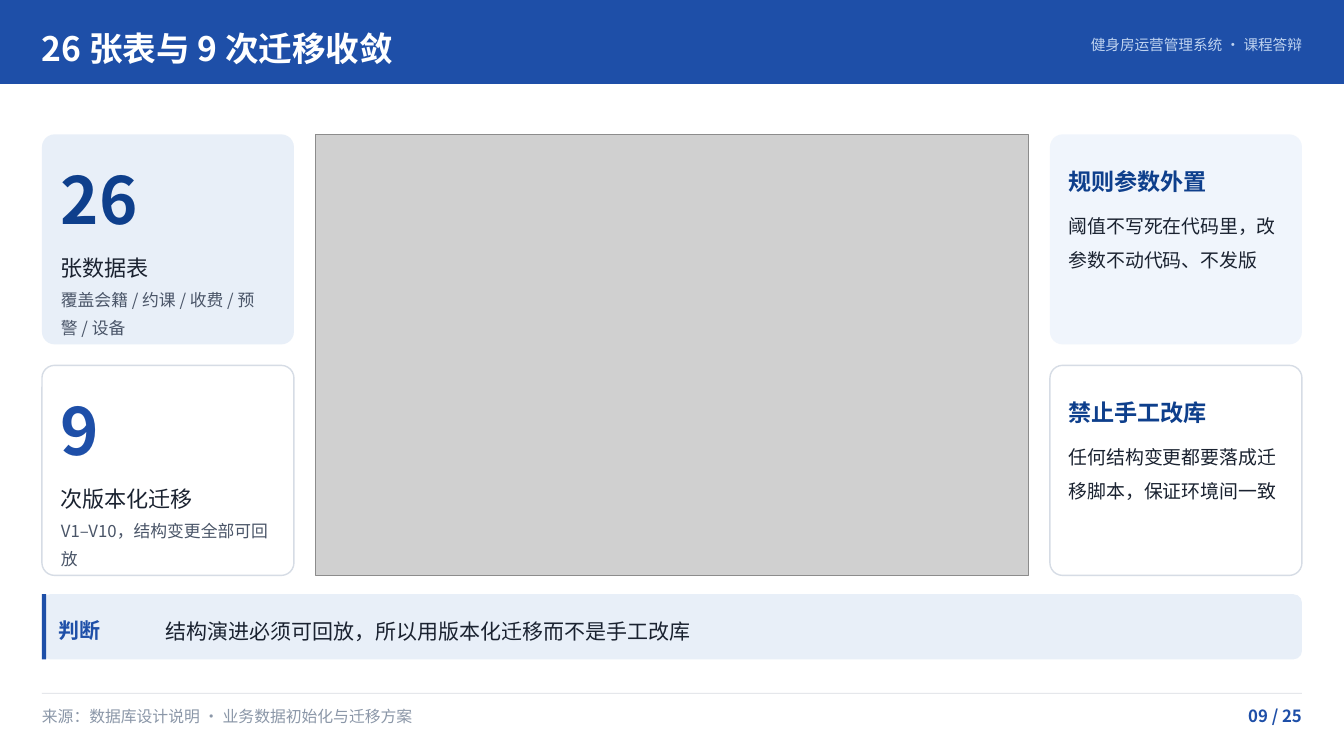
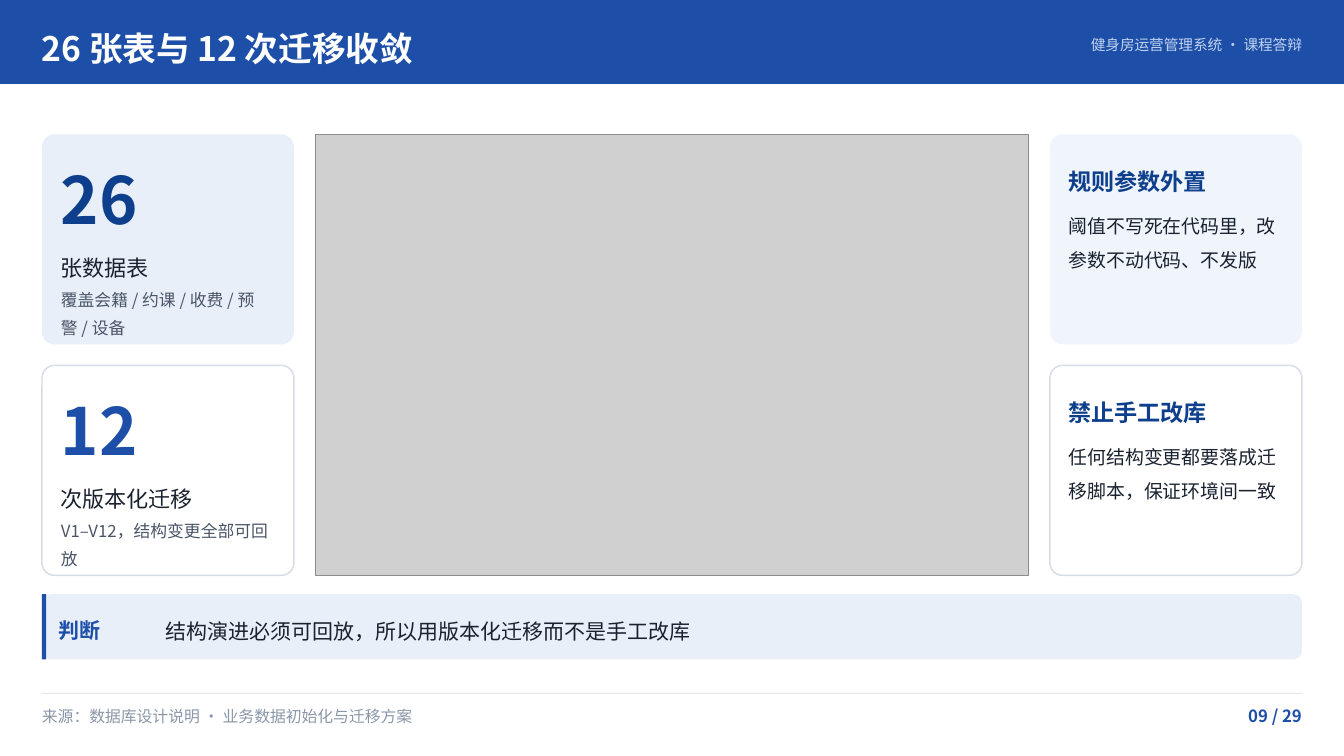
Before and after one commit to site73/gym-management, a slide deck: slide 9 of 10-展示汇报/健身房运营管理系统答辩/健身房运营管理系统答辩.pptx. Drawn at 1344x756 pixels with LibreOffice and Linux fonts; fonts in the diff are those of the drawing; grey boxes stand for pictures. Boxes give left, top, right and bottom in pixels: in the first picture for what was removed or moved away, otherwise in the second. Text is boxed around its words. In the diff, an @@ line names an element or a change of style, - is before the commit and + after.

```diff
--- a/10-展示汇报/健身房运营管理系统答辩/健身房运营管理系统答辩.pptx
+++ b/10-展示汇报/健身房运营管理系统答辩/健身房运营管理系统答辩.pptx
@@ text at [42, 32, 413, 64]: text changed @@
-26 张表与 9 次迁移收敛
+26 张表与 12 次迁移收敛
@@ text at [61, 406, 138, 455]: text changed @@
-9
+12
@@ text at [61, 523, 268, 566]: text changed @@
-V1–V10，结构变更全部可回放
+V1–V12，结构变更全部可回放
@@ text at [1248, 709, 1302, 722]: text changed @@
-09 / 25
+09 / 29
```
Also in this commit, not shown: 21 other slides changed, 4 slides added, 47 other files.
